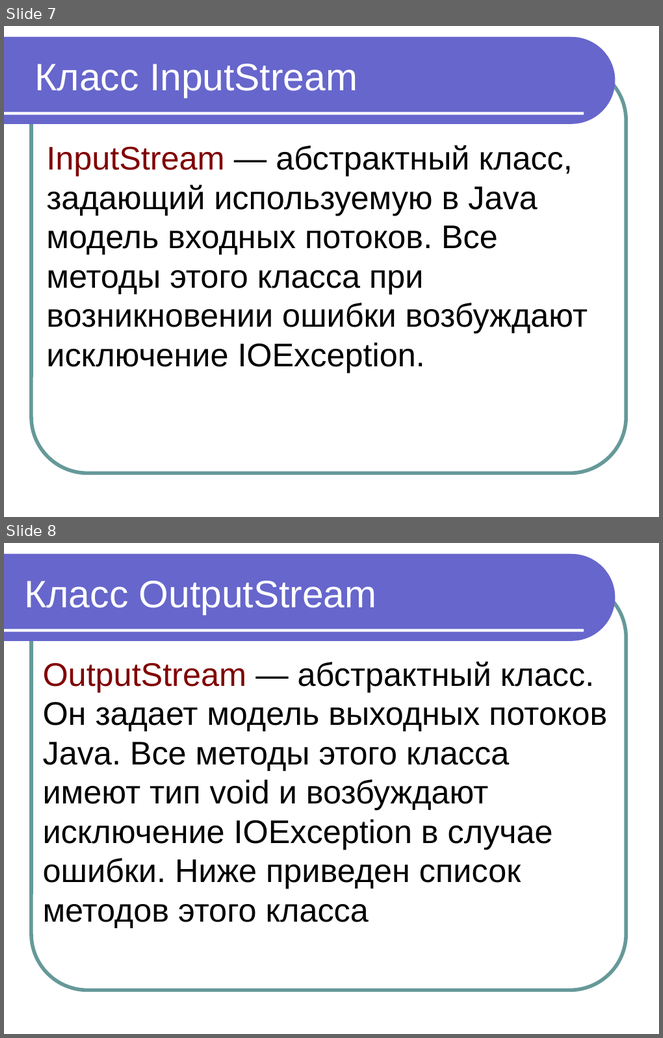
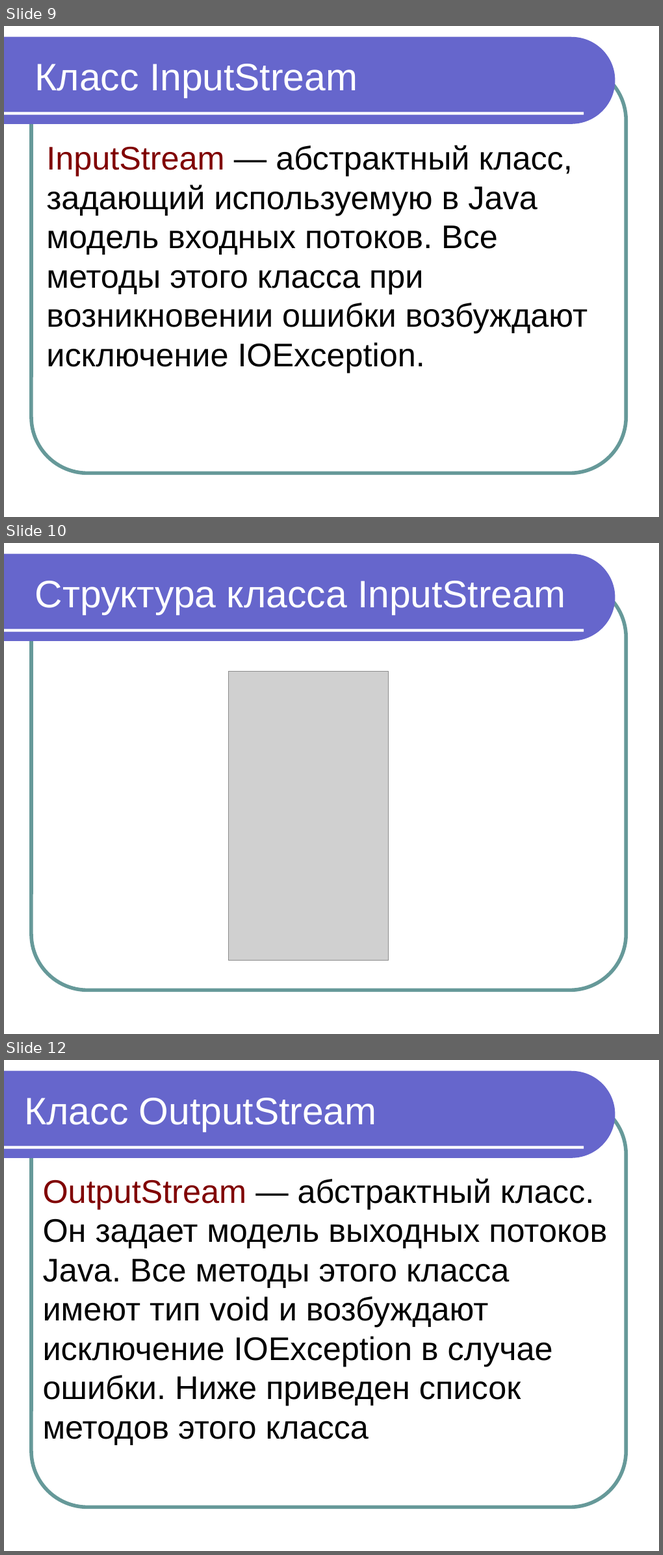
Before and after one commit to maxchv/JavaLessons, a slide deck: Lesson12/Modul 10 Rabota s faylami.ppt. Shown one above the other, each under a label of ours: slides 7 and 8 before the commit, slides 9, 10 and 12 after it; the slides between them are not shown. The pictures are 663x1038 and 663x1555 pixels, drawn with LibreOffice and Linux fonts; fonts in the diff are those of the drawing; grey boxes stand for pictures. Boxes give left, top, right and bottom in pixels: in the first picture for what was removed or moved away, otherwise in the second. Text is boxed around its words. In the diff, an @@ line names an element or a change of style, - is before the commit and + after.

```diff
--- a/Lesson12/Modul 10 Rabota s faylami.ppt
+++ b/Lesson12/Modul 10 Rabota s faylami.ppt
@@ slide 10 added at <box>4,543,659,1034</box>, background #FFFFFF; not listed: 3 template elements that a slide beside it also shows @@
@@ text added at <box>35,581,566,615</box>, 42 pt, text #FFFFFF @@
+Структура класса InputStream
@@ picture added at <box>229,672,389,961</box> @@
@@ what was slide 7 is now slide 9 @@
@@ what was slide 8 is now slide 12 @@
```
Also in this commit, not shown: 1 slide changed, 4 other slides added, 23 other files.
